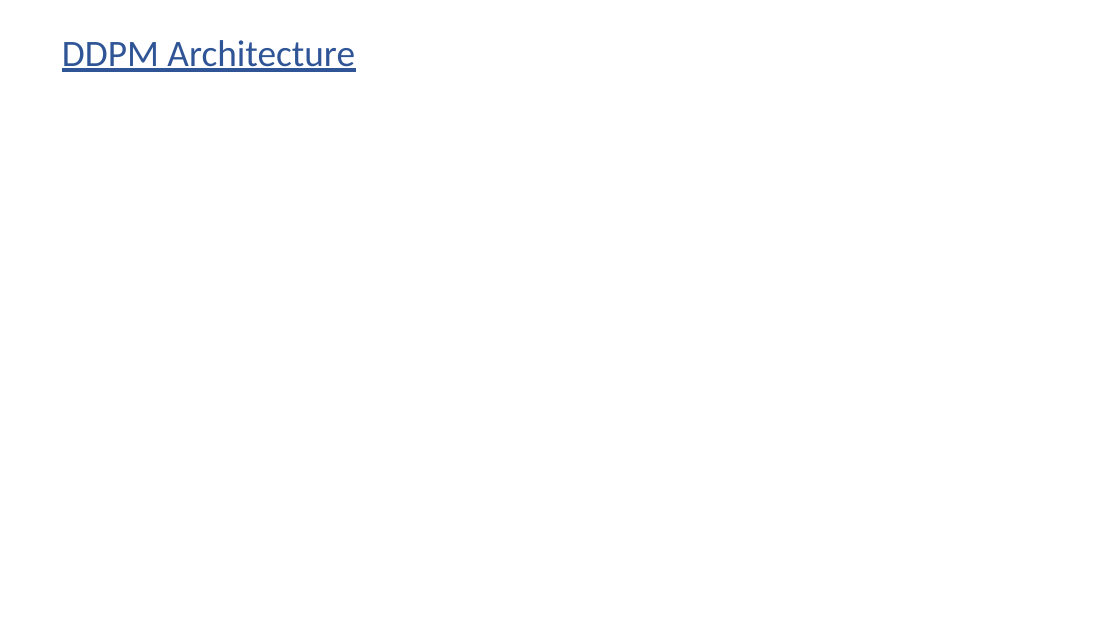
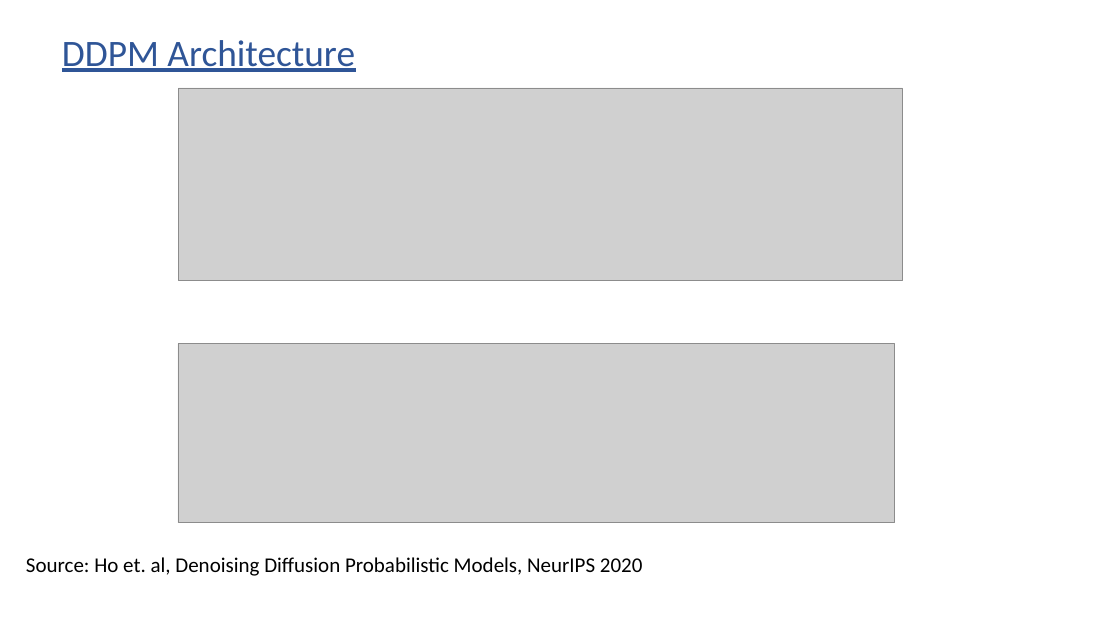
Before and after one commit to subirkumarparida/DDPM, a slide deck: slide 17 of Bias_Diffusion_v4.pptx (slide 16 before the commit). Drawn at 1120x630 pixels with LibreOffice and Linux fonts; fonts in the diff are those of the drawing; grey boxes stand for pictures. Boxes give left, top, right and bottom in pixels: in the first picture for what was removed or moved away, otherwise in the second. Text is boxed around its words. In the diff, an @@ line names an element or a change of style, - is before the commit and + after.

```diff
--- a/Bias_Diffusion_v4.pptx
+++ b/Bias_Diffusion_v4.pptx
@@ picture added at [178, 88, 902, 281] @@
@@ picture added at [178, 344, 895, 523] @@
@@ text added at [26, 557, 643, 576], 18 pt, text #000000 @@
+Source: Ho et. al, Denoising Diffusion Probabilistic Models, NeurIPS 2020
```
Also in this commit, not shown: 10 other slides changed, 2 slides added.
